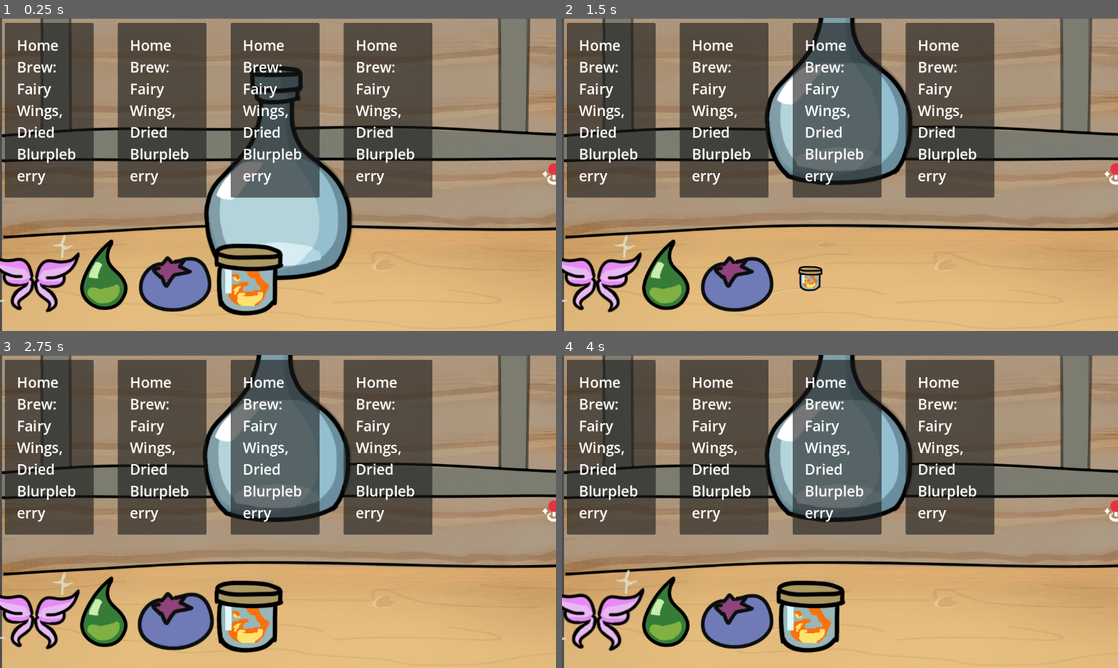
Above: before the commit, frames 1-4 (two rows, left to right).
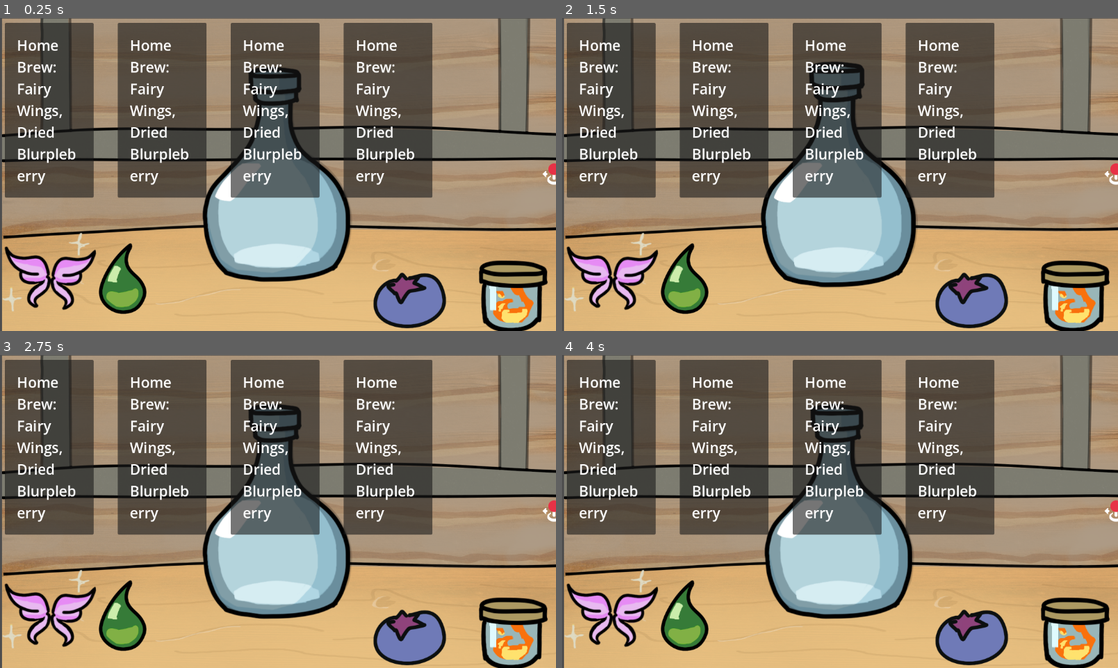
Above: after the commit, the same moments.

Repository: andreaTheCoder/MiniJam207Primal
Game: Godot game, scene res://scenes/shop.tscn
Two runs of this game, one before a commit and one after it. Both use one fixed random seed, a clock stepped at 60 frames per second and the inputs below.
Inputs (mouse positions are in pixels of both pictures, inside the frame that each line leads up to):
- Up to frame 1 (0.25 s): no input
- Up to frame 2 (1.5 s): tap Enter (ui_accept) at 0.5, 0.77, 1.25 s; move the mouse to (840, 174) at 0.52 s; press the mouse at (840, 174) at 0.53 s; move the mouse to (812, 277) at 1.27 s; release the mouse at (812, 277) at 1.28 s; click (812, 277) at 1.35 s
- Up to frame 3 (2.75 s): tap Enter (ui_accept) at 1.52, 2 s; move the mouse to (177, 614) at 2.02 s; press the mouse at (177, 614) at 2.03 s
- Up to frame 4 (4 s): tap Enter (ui_accept) at 2.75, 3.02, 3.5, 3.77 s; move the mouse to (667, 614) at 2.77 s; release the mouse at (667, 614) at 2.78 s; click (667, 614) at 2.85 s; move the mouse to (595, 614) at 3.52 s; press the mouse at (595, 614) at 3.53 s

The runs differ from the first frame. In frame 1, 14% of the frame differs, in the area x 0-99%, y 15-100%; in frame 2, 26%; in frame 3, 27%, in the area x 0-99%, y 0-100%; in frame 4, 26%.

Commit message:
better home

Diff:
--- a/scenes/shop.tscn
+++ b/scenes/shop.tscn
@@ -21,23 +21,22 @@
 position = Vector2(572, -1)
 
 [node name="Potion" parent="." unique_id=1206123825 instance=ExtResource("2_xfvoa")]
-position = Vector2(3.000061, -3.0000038)
 scale = Vector2(1, 1)
 texture = null
 
 [node name="Homes" type="Node" parent="." unique_id=533110677]
 
 [node name="Ingredient Home4" parent="Homes" unique_id=998149927 instance=ExtResource("2_1l46r")]
-position = Vector2(-63, 215)
+position = Vector2(485, 250)
 type = 3
 
 [node name="Ingredient Home3" parent="Homes" unique_id=1265972195 instance=ExtResource("2_1l46r")]
-position = Vector2(-213, 215)
+position = Vector2(273, 249)
 type = 2
 
 [node name="Ingredient Home2" parent="Homes" unique_id=556907411 instance=ExtResource("2_1l46r")]
-position = Vector2(-361, 211)
+position = Vector2(-322, 219)
 type = 1
 
 [node name="Ingredient Home" parent="Homes" unique_id=982167561 instance=ExtResource("2_1l46r")]
-position = Vector2(-509, 212)
+position = Vector2(-475, 207)
--- a/scripts/global.gd
+++ b/scripts/global.gd
@@ -9,7 +9,7 @@
 	DRAGONS_BREATH
 }
 var orders = []
-const POTION_HOME = Vector2(0,-200)
+const POTION_HOME = Vector2(0,0)
 var mouse_dragging_item = null
 var curr_potion = self
 func tween_scale(target_scale : Vector2, object, ease_type : Tween.EaseType = Tween.EaseType.EASE_IN, duration : float = .1):
